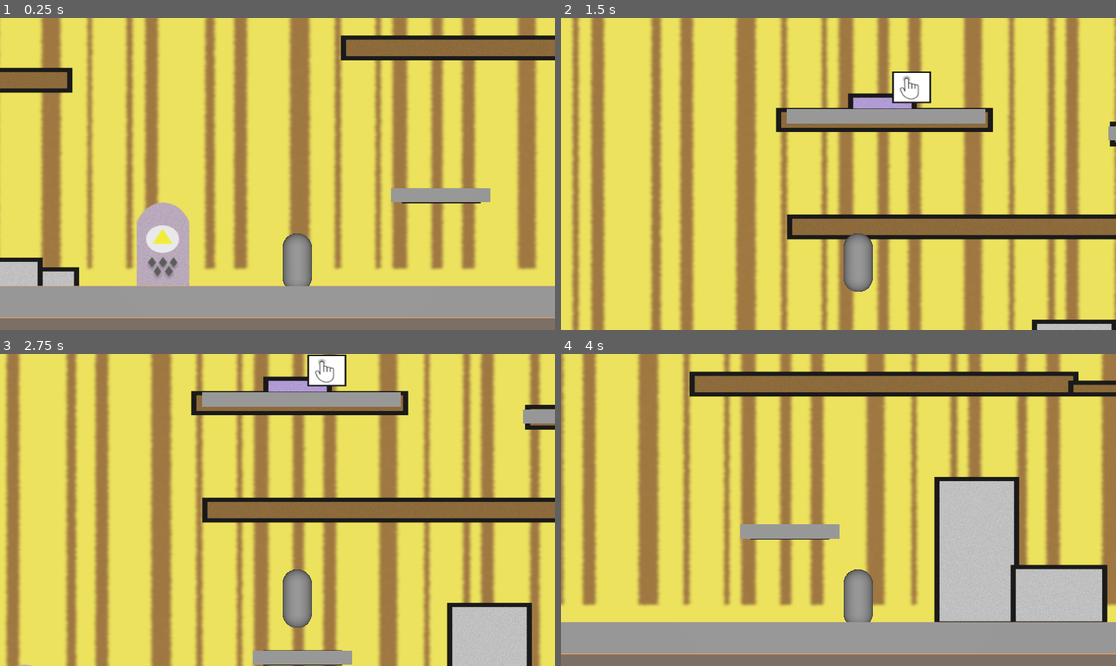
Above: before the commit, frames 1-4 (two rows, left to right).
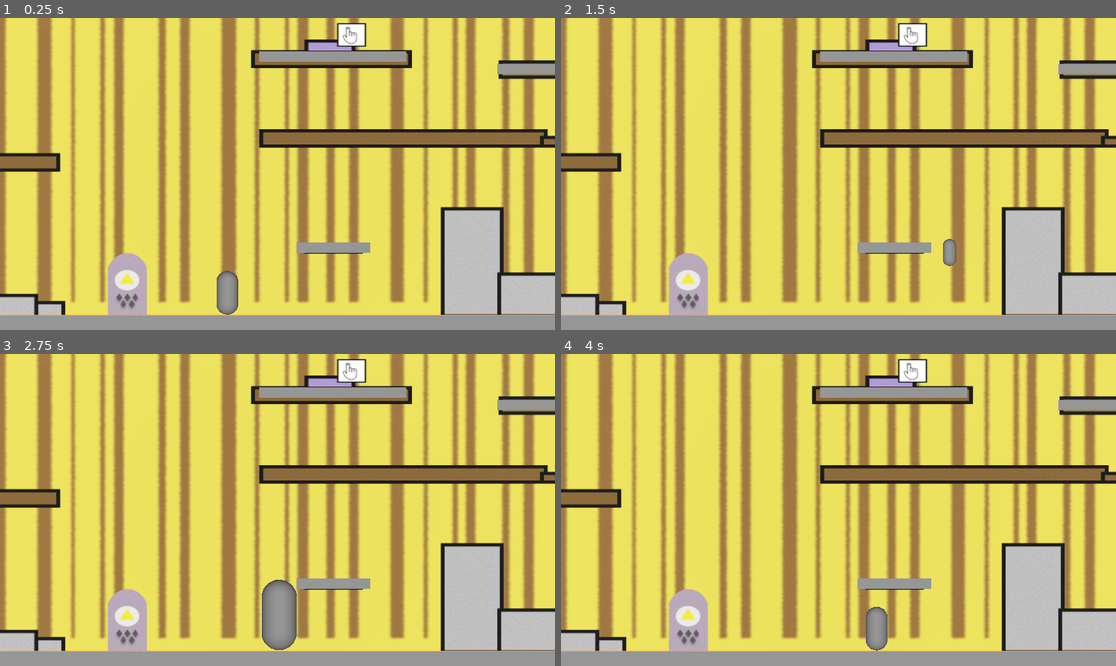
Above: after the commit, the same moments.

Repository: yoshuagk/yog-duo-project
Game: Godot game, scene res://main_scene.tscn
Same seed, same stepped clock (60 frames per second), same inputs: the game is played once before the commit and once after it.
Inputs:
- Up to frame 1 (0.25 s): no input
- Up to frame 2 (1.5 s): tap Enter at 0.5 s; hold D (move_right) 0.53-1.28 s; tap F (switch_key, bound only after the commit) at 0.6 s; tap Space (jump) at 0.77, 0.8, 1.07, 1.35 s; hold A (move_left) from 1.28 s (still down)
- Up to frame 3 (2.75 s): tap Space (jump) at 1.52, 1.82, 2.3 s; tap F (switch_key, bound only after the commit) at 1.55, 2.1 s; release A (move_left) at 2.03 s; hold D (move_right) from 2.03 s (still down)
- Up to frame 4 (4 s): tap F (switch_key, bound only after the commit) at 2.85 s; tap Space (jump) at 3.02, 3.32, 3.6, 3.77 s; release D (move_right) at 3.53 s; hold A (move_left) from 3.53 s (still down)

The runs differ from the first frame. In frame 1, 62% of the frame differs, in the area x 0-100%, y 0-100%; in frame 2, 61%; in frame 3, 59%; in frame 4, 66%.

Commit message:
Pushing now to roll back to if needed. Im going to rework the whole player tree

Diff:
--- a/main_scene.tscn
+++ b/main_scene.tscn
@@ -1,46 +1,27 @@
-[gd_scene load_steps=8 format=3 uid="uid://buovdimclgrd6"]
+[gd_scene load_steps=7 format=3 uid="uid://buovdimclgrd6"]
 
 [ext_resource type="Texture2D" uid="uid://bc5epdi5pbxar" path="res://images/Paper Prototype #1.png" id="1_0f027"]
-[ext_resource type="Script" uid="uid://77rsgo4cli8d" path="res://player.gd" id="2_2c62f"]
+[ext_resource type="PackedScene" uid="uid://48ccefpk23gm" path="res://player.tscn" id="1_2c62f"]
+[ext_resource type="Script" uid="uid://df3iyqgfffwtj" path="res://player_manager.gd" id="2_gyfs4"]
 
-[sub_resource type="CapsuleMesh" id="CapsuleMesh_0f027"]
-
-[sub_resource type="CapsuleShape3D" id="CapsuleShape3D_2c62f"]
+[sub_resource type="BoxShape3D" id="BoxShape3D_gyfs4"]
+size = Vector3(2.636013, 2.5897827, 1.6259766)
 
 [sub_resource type="StandardMaterial3D" id="StandardMaterial3D_ns6u7"]
 albedo_texture = ExtResource("1_0f027")
 
 [sub_resource type="PlaneMesh" id="PlaneMesh_4xowi"]
 
-[sub_resource type="BoxShape3D" id="BoxShape3D_gyfs4"]
-size = Vector3(4.388672, 2.5897827, 1.6259766)
-
 [node name="main_scene" type="Node3D"]
 
-[node name="Player" type="CharacterBody3D" parent="."]
-transform = Transform3D(1, 0, 0, 0, 1, 0, 0, 0, 1, -0.1623766, 1.1085912, -0.53583825)
-script = ExtResource("2_2c62f")
-speed = 0.5
-jump_height = 0.3
-gravity = 5.0
+[node name="LevelBounds" type="Area3D" parent="."]
 
-[node name="MeshInstance3D" type="MeshInstance3D" parent="Player"]
-transform = Transform3D(0.07, 0, 0, 0, 0.07, 0, 0, 0, 0.07, 0, -0.014407992, 0)
-mesh = SubResource("CapsuleMesh_0f027")
-
-[node name="CollisionShape3D" type="CollisionShape3D" parent="Player"]
-transform = Transform3D(0.07, 0, 0, 0, 0.07, 0, 0, 0, 0.07, 0, 0, 0)
-shape = SubResource("CapsuleShape3D_2c62f")
-
-[node name="Player Camera" type="Camera3D" parent="Player"]
-transform = Transform3D(1, 0, 0, 0, 1, 0, 0, 0, 1, -0.04679528, 0.14629889, 1.4145206)
-keep_aspect = 0
-v_offset = 0.05
-projection = 1
-current = true
-size = 1.319309
+[node name="CollisionShape3D" type="CollisionShape3D" parent="LevelBounds"]
+transform = Transform3D(0.97224575, 0, 0, 0, 0.97224575, 0, 0, 0, 0.97224575, -0.27300465, 0.8369463, 0.11458844)
+shape = SubResource("BoxShape3D_gyfs4")
 
 [node name="area_1_start_room" type="Node3D" parent="."]
+transform = Transform3D(0.99999994, 0, 0, 0, 0.99999994, 0, 0, 0, 0.99999994, -2.9802322e-08, 5.9604645e-08, 7.450581e-09)
 
 [node name="forest_ground" type="CSGBox3D" parent="area_1_start_room"]
 transform = Transform3D(3.8510487, 0, 0, 0, 0.0793885, 0, 0, 0, 0.23385397, 0.5212807, 0.98038095, -0.5468075)
@@ -55,10 +36,12 @@
 
 [node name="forest_ground2" type="CSGBox3D" parent="area_1_start_room"]
 transform = Transform3D(3.8510487, 0, 0, 0, 0.0793885, 0, 0, 0, 0.23385397, -2.0337312, 0.98038095, -0.5468075)
+use_collision = true
 size = Vector3(0.09788275, 0.9334717, 1)
 
 [node name="forest_ground3" type="CSGBox3D" parent="area_1_start_room"]
 transform = Transform3D(3.8510487, 0, 0, 0, 0.0793885, 0, 0, 0, 0.23385397, -1.420222, 0.98038095, -0.5468075)
+use_collision = true
 size = Vector3(0.12237108, 0.9334717, 1)
 
 [node name="wood_platform1" type="CSGBox3D" parent="area_1_start_room"]
@@ -89,9 +72,38 @@
 [node name="DirectionalLight3D" type="DirectionalLight3D" parent="area_1_start_room"]
 transform = Transform3D(1, 0, 0, 0, 1, 0, 0, 0, 1, 0, 1.5065422, 1.9367168)
 
-[node name="LevelBounds" type="Area3D" parent="."]
-visible = false
+[node name="Player_Manager" type="Node3D" parent="."]
+transform = Transform3D(1, 0, 0, 0, 1, 0, 0, 0, 1, -0.22990513, 1.3133092, 0)
+script = ExtResource("2_gyfs4")
+character1 = NodePath("Player")
+character2 = NodePath("Player_Fox")
+character3 = NodePath("Player3")
+camera = NodePath("../Camera_Rig/Camera3D")
+start_node = NodePath("../Player_Position")
 
-[node name="CollisionShape3D" type="CollisionShape3D" parent="LevelBounds"]
-transform = Transform3D(0.97224575, 0, 0, 0, 0.97224575, 0, 0, 0, 0.97224575, -0.0954206, 0.8369463, 0.11458844)
-shape = SubResource("BoxShape3D_gyfs4")
+[node name="Player" parent="Player_Manager" instance=ExtResource("1_2c62f")]
+transform = Transform3D(1, 0, 0, 0, 1, 0, 0, 0, 1, -0.1623764, 0.22383845, -0.53583825)
+
+[node name="Player_Fox" parent="Player_Manager" instance=ExtResource("1_2c62f")]
+transform = Transform3D(0.615, 0, 0, 0, 0.615, 0, 0, 0, 0.615, -0.32475328, 0.44270802, -0.4363681)
+speed = 1.0
+jump_height = 0.15
+gravity = 2.0
+
+[node name="Player3" parent="Player_Manager" instance=ExtResource("1_2c62f")]
+transform = Transform3D(1.615, 0, 0, 0, 1.615, 0, 0, 0, 1.615, -0.1623764, 0.3156072, -0.53583825)
+speed = 0.25
+jump_height = 0.1
+
+[node name="Camera_Rig" type="Node3D" parent="."]
+transform = Transform3D(1, 0, 0, 0, 1, 0, 0, 0, 1, 0, 1.275393, 0)
+
+[node name="dead_zone" type="Node3D" parent="Camera_Rig"]
+
+[node name="Camera3D" type="Camera3D" parent="Camera_Rig"]
+transform = Transform3D(1, 0, 0, 0, 1, 0, 0, 0, 1, 0, 0.19417596, 0)
+projection = 1
+current = true
+
+[node name="Player_Position" type="Node3D" parent="."]
+transform = Transform3D(1, 0, 0, 0, 1, 0, 0, 0, 1, -0.16094016, 1.1776819, -0.5268305)
--- /dev/null
+++ b/node_3d.tscn
@@ -0,0 +1,14 @@
+[gd_scene load_steps=2 format=3 uid="uid://b0gu67u6a4v7c"]
+
+[sub_resource type="TorusMesh" id="TorusMesh_4xowi"]
+
+[node name="Node3D" type="Node3D"]
+
+[node name="Camera3D" type="Camera3D" parent="."]
+
+[node name="CSGBox3D" type="CSGBox3D" parent="."]
+transform = Transform3D(1, 0, 0, 0, 1, 0, 0, 0, 1, 0, 0, -1.1796882)
+
+[node name="MeshInstance3D" type="MeshInstance3D" parent="."]
+transform = Transform3D(1, 0, 0, 0, 1, 0, 0, 0, 1, -2.026847, 0.23782611, 1.546124)
+mesh = SubResource("TorusMesh_4xowi")
--- a/player.gd
+++ b/player.gd
@@ -3,6 +3,7 @@
 @export var speed: float = 6.0
 @export var jump_height: float = 2.0
 @export var gravity: float = ProjectSettings.get_setting("physics/3d/default_gravity")
+
 
 var _jump_velocity: float
 
@@ -10,6 +11,7 @@
 	_jump_velocity = sqrt(2.0 * gravity * jump_height)
 
 func _physics_process(delta: float) -> void:
+
 	# horizontal input (x-axis only)
 	var input_x := int(Input.is_action_pressed("move_right")) - int(Input.is_action_pressed("move_left"))
 	velocity.x = input_x * speed
@@ -24,5 +26,4 @@
 		else:
 			velocity.y = 0.0
 
-	# use built-in CharacterBody3D move
 	move_and_slide()
--- /dev/null
+++ b/player.tscn
@@ -0,0 +1,23 @@
+[gd_scene load_steps=4 format=3 uid="uid://48ccefpk23gm"]
+
+[ext_resource type="Script" uid="uid://77rsgo4cli8d" path="res://player.gd" id="1_4flbx"]
+
+[sub_resource type="CapsuleMesh" id="CapsuleMesh_0f027"]
+
+[sub_resource type="CapsuleShape3D" id="CapsuleShape3D_4flbx"]
+radius = 0.52441406
+height = 2.058899
+
+[node name="Player" type="CharacterBody3D"]
+script = ExtResource("1_4flbx")
+speed = 0.5
+jump_height = 0.3
+gravity = 5.0
+
+[node name="MeshInstance3D" type="MeshInstance3D" parent="."]
+transform = Transform3D(0.07, 0, 0, 0, 0.07, 0, 0, 0, 0.07, 0, -0.014407992, 0)
+mesh = SubResource("CapsuleMesh_0f027")
+
+[node name="CollisionShape3D" type="CollisionShape3D" parent="."]
+transform = Transform3D(0.07, 0, 0, 0, 0.07, 0, 0, 0, 0.07, 0, -0.013456113, 0)
+shape = SubResource("CapsuleShape3D_4flbx")
--- a/player_camera.gd
+++ b/player_camera.gd
@@ -0,0 +1,76 @@
+extends Camera3D
+
+@export var target: NodePath
+@export var deadzone_node: NodePath   # assign the DeadZone Node3D (optional)
+@export var deadzone_size: Vector3 = Vector3(4.0, 2.5, 4.0) # local-space extents (width, height, depth)
+@export var smooth_speed: float = 4.0  # higher = snappier
+@export var max_speed: float = 10.0    # maximum camera movement speed
+@export var zoom_level: float = 10.0   # default zoom level (distance from target)
+
+var _target_ref: Node3D = null
+var _deadzone_ref: Node3D = null
+var _desired_position: Vector3
+var _velocity: Vector3 = Vector3.ZERO
+var _last_target_pos: Vector3
+
+func _ready() -> void:
+	if not target.is_empty():
+		_target_ref = get_node(target)
+		_last_target_pos = _target_ref.global_position
+		_desired_position = global_position
+
+	if not deadzone_node.is_empty():
+		_deadzone_ref = get_node(deadzone_node)
+
+func set_target(new_target: Node3D) -> void:
+	_target_ref = new_target
+	_last_target_pos = _target_ref.global_position
+
+func _physics_process(delta: float) -> void:
+	if not _target_ref:
+		return
+
+	var target_pos = _target_ref.global_position
+
+	# Calculate how far the target has moved from its last position
+	var target_movement = target_pos - _last_target_pos
+
+	# Update desired position based on deadzone
+	if _deadzone_ref:
+		var local_target = _deadzone_ref.to_local(target_pos)
+		var push_vector = Vector3.ZERO
+
+		# Calculate push vector based on how far outside deadzone the target is
+		if abs(local_target.x) > deadzone_size.x * 0.5:
+			push_vector.x = local_target.x - sign(local_target.x) * deadzone_size.x * 0.5
+
+		if abs(local_target.y) > deadzone_size.y * 0.5:
+			push_vector.y = local_target.y - sign(local_target.y) * deadzone_size.y * 0.5
+
+		if abs(local_target.z) > deadzone_size.z * 0.5:
+			push_vector.z = local_target.z - sign(local_target.z) * deadzone_size.z * 0.5
+
+		if push_vector != Vector3.ZERO:
+			# Convert local push vector to global movement
+			var global_push = _deadzone_ref.to_global(push_vector) - _deadzone_ref.global_position
+			_desired_position = global_position + global_push
+
+	# Smooth movement using velocity-based approach
+	var direction = _desired_position - global_position
+	var target_velocity = direction * smooth_speed
+
+	# Limit maximum speed
+	if target_velocity.length() > max_speed:
+		target_velocity = target_velocity.normalized() * max_speed
+
+	# Smooth acceleration
+	_velocity = _velocity.lerp(target_velocity, smooth_speed * delta)
+
+	# Apply movement
+	global_position += _velocity * delta
+
+	# Update last known position
+	_last_target_pos = target_pos
+
+	# Optional: Look at target (if you want the camera to always face the target)
+	# look_at(target_pos)
--- /dev/null
+++ b/player_manager.gd
@@ -0,0 +1,100 @@
+extends Node3D
+
+# Array to store different player characters
+var characters: Array = []
+var current_character_index: int = 0
+
+@export var character1: NodePath
+@export var character2: NodePath
+@export var character3: NodePath
+
+@export var camera: NodePath
+var _camera_ref: Camera3D = null
+
+# New: exported node used as spawn / checkpoint (Position3D / Marker3D / Node3D)
+@export var start_node: NodePath
+var _start_ref: Node3D = null
+
+func _ready() -> void:
+	# cache start node if provided
+	if not start_node.is_empty():
+		_start_ref = get_node(start_node) as Node3D
+	if not camera.is_empty():
+		_camera_ref = get_node(camera) as Camera3D
+	# Get the character nodes and store them in the array
+	if not character1.is_empty():
+		characters.append(get_node(character1))
+	if not character2.is_empty():
+		characters.append(get_node(character2))
+	if not character3.is_empty():
+		characters.append(get_node(character3))
+
+	# Initialize characters (place at start node if present, hide all except the first one)
+	for i in range(characters.size()):
+		# place at start position
+		if _start_ref:
+			characters[i].global_position = _start_ref.global_position
+
+		if i != current_character_index:
+			characters[i].hide()
+			characters[i].set_process(false)
+			characters[i].set_physics_process(false)
+			characters[i].set_collision_layer_value(1, false)  # Disable collision layer
+			characters[i].set_collision_mask_value(1, false)   # Disable collision mask
+		else:
+			characters[i].show()
+			characters[i].set_process(true)
+			characters[i].set_physics_process(true)
+			characters[i].set_collision_layer_value(1, true)   # Enable collision layer
+			characters[i].set_collision_mask_value(1, true)    # Enable collision mask
+
+func _input(event: InputEvent) -> void:
+	if Input.is_action_just_pressed("switch_key"):
+		# Only allow switching when the current character is on the floor
+		if characters.size() == 0:
+			return
+		var current = characters[current_character_index]
+		if current and current.has_method("is_on_floor") and not current.is_on_floor():
+			# optional feedback while trying to switch in air
+			# print("Cannot switch while airborne")
+			return
+		switch_character()
+
+func switch_character() -> void:
+	# Prevent switching when there is 0 or 1 characters
+	if characters.size() <= 1:
+		return
+
+	if _camera_ref and _camera_ref.has_method("set_target"):
+		_camera_ref.set_target(characters[current_character_index])
+
+	# Prevent switching when player is in the air and only allow switching when on the ground
+	var cur = characters[current_character_index]
+	if cur and cur.has_method("is_on_floor") and not cur.is_on_floor():
+		return
+
+	# Hide and disable current character
+	characters[current_character_index].hide()
+	characters[current_character_index].set_process(false)
+	characters[current_character_index].set_physics_process(false)
+	characters[current_character_index].set_collision_layer_value(1, false)  # Disable collision layer
+	characters[current_character_index].set_collision_mask_value(1, false)   # Disable collision mask
+
+	# Update index
+	current_character_index = (current_character_index + 1) % characters.size()
+
+	# Show and enable new character
+	characters[current_character_index].show()
+	characters[current_character_index].set_process(true)
+	characters[current_character_index].set_physics_process(true)
+	characters[current_character_index].set_collision_layer_value(1, true)   # Enable collision layer
+	characters[current_character_index].set_collision_mask_value(1, true)    # Enable collision mask
+
+	# Transfer position from old character to new character (keep continuity)
+	if characters.size() > 0:
+		var previous_index = (current_character_index - 1 + characters.size()) % characters.size()
+		characters[current_character_index].global_position = characters[previous_index].global_position
+
+	# Update the start/checkpoint node so it keeps track of the current active character position
+	if _start_ref:
+		_start_ref.global_position = characters[current_character_index].global_position
--- a/project.godot
+++ b/project.godot
@@ -34,3 +34,8 @@
 "events": [Object(InputEventKey,"resource_local_to_scene":false,"resource_name":"","device":-1,"window_id":0,"alt_press …(191 unchanged characters)…
 ]
 }
+switch_key={
+"deadzone": 0.2,
+"events": [Object(InputEventKey,"resource_local_to_scene":false,"resource_name":"","device":-1,"window_id":0,"alt_pressed":false,"shift_pressed":false,"ctrl_pressed":false,"meta_pressed":false,"pressed":false,"keycode":0,"physical_keycode":70,"key_label":0,"unicode":102,"location":0,"echo":false,"script":null)
+]
+}
Not shown, added: player_manager.gd.uid
